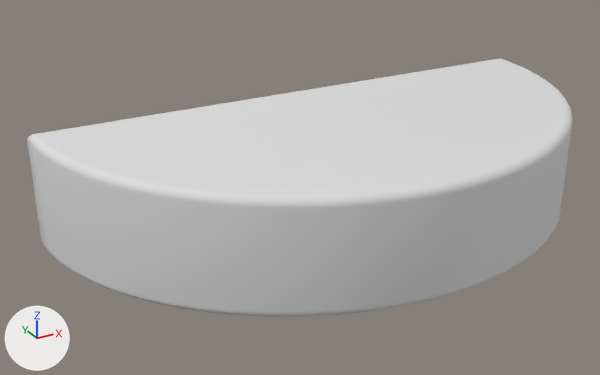
Renders of the glTF model public/rebuilt/simready-food_dairy_cheese_i01.glb from each side of a commit.
Both versions are drawn from a camera (50 mm lens) standing at (-0.1014, -0.1511, 0.0938) and looking at (-0.0141, 0.0077, 0.0144). Arrows for +X, +Y and +Z are at lower left; the lights stay in place. The older version comes first. Where no turn or scale is listed for an object, it has been applied to the vertices. Vertices at exactly the same position are counted once.

The older version as bpy lines, for what is in view:
```python
mat_rubber__dddddd = principled_material('rubber #dddddd')
mat_rubber__dddddd.base_color = (0.723, 0.723, 0.723)  # light grey #dddddd
mat_rubber__dddddd.roughness = 0.9
me_slab = bpy.data.meshes.new('slab')
me_slab.from_pydata(...)  # 462 vertices, 920 faces; spans x -0.07..0.07, y -0.035..0.035, z -0.0146..0.0146
me_slab.materials.append(mat_rubber__dddddd)  # light grey #dddddd
ob_slab = bpy.data.objects.new('slab', me_slab)
ob_slab.location = (0.0, 0.0, 0.0146)
```
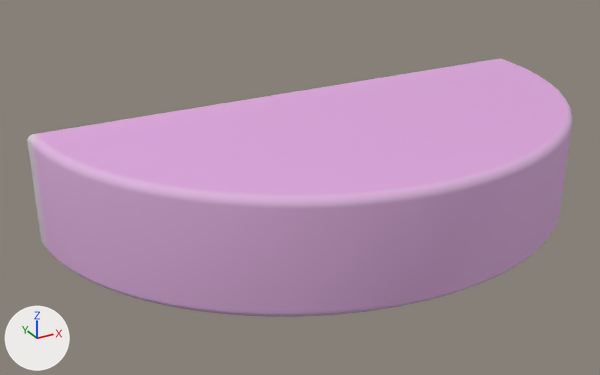
The newer file is also turned or shifted as a whole; pictures and numbers use the older file's frame.

Where the change shows, as pixel boxes [x1, y1, x2, y2] in the pictures (600 x 375 px):
'slab', recoloured
    both: [28, 58, 573, 317]

The change, as a diff of the scene's bpy script:
```diff
--- a/public/rebuilt/simready-food_dairy_cheese_i01.glb.py
+++ b/public/rebuilt/simready-food_dairy_cheese_i01.glb.py
@@ mat_rubber__dddddd @@
 n0 = _N.new('ShaderNodeBsdfPrincipled'); n0.name = 'Principled BSDF'
-n0.inputs[0].default_value = (0.723, 0.723, 0.723, 1.0)  # 'Base Color', light grey #dddddd
 n0.inputs[2].default_value = 0.9  # 'Roughness'
 n1 = _N.new('ShaderNodeOutputMaterial'); n1.name = 'Material Output'
+n2 = _N.new('ShaderNodeMix'); n2.name = 'Mix'
+n2.data_type = 'RGBA'
+n2.blend_type = 'MULTIPLY'
+n2.inputs[0].default_value = 1.0  # 'Factor'
+n2.inputs[7].default_value = (0.723, 0.723, 0.723, 1.0)  # 'B', light grey #dddddd
+n3 = _N.new('ShaderNodeVertexColor'); n3.name = 'Color Attribute'
 _L.new(n0.outputs[0], n1.inputs[0])  # 'BSDF' to 'Surface'
+_L.new(n2.outputs[2], n0.inputs[0])  # 'Result' to 'Base Color'
+_L.new(n3.outputs[0], n2.inputs[6])  # 'Color' to 'A'
@@ me_slab @@
 me_slab.from_pydata(...)  # 462 vertices, 920 faces; spans x -0.07..0.07, y -0.035..0.035, z -0.0146..0.0146
 # used by ob_slab; location = (0.0, 0.0, 0.0146)
+# me_slab part 1: vertex colours changed
 me_slab.materials.append(mat_rubber__dddddd)
```
